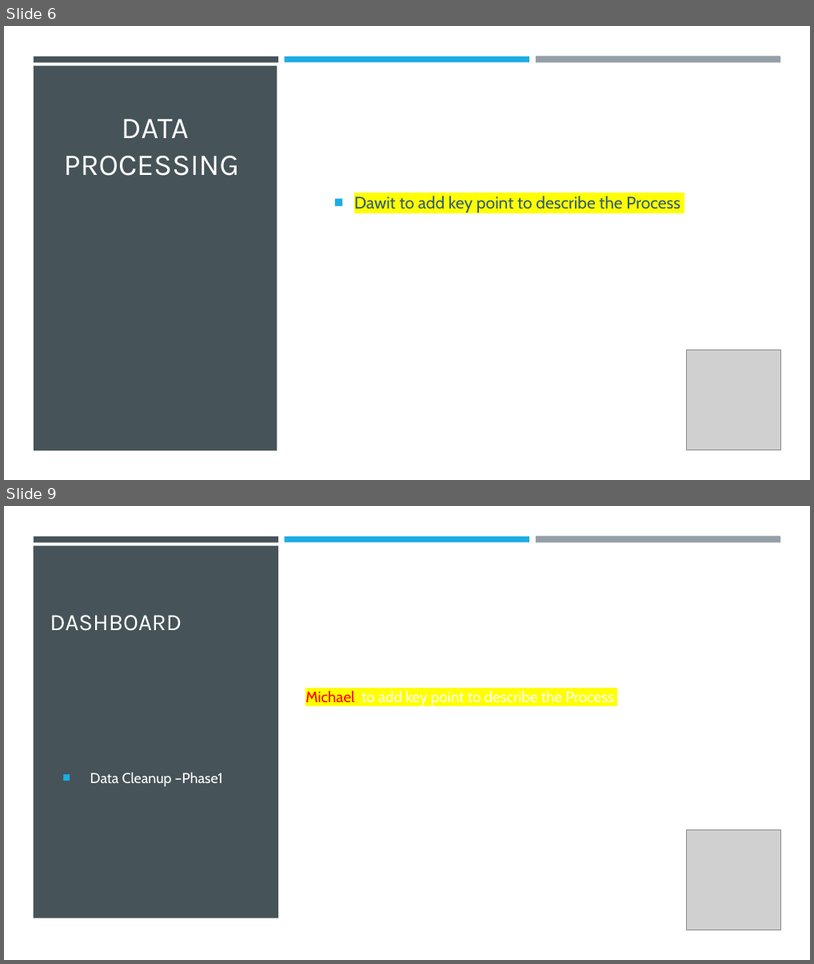
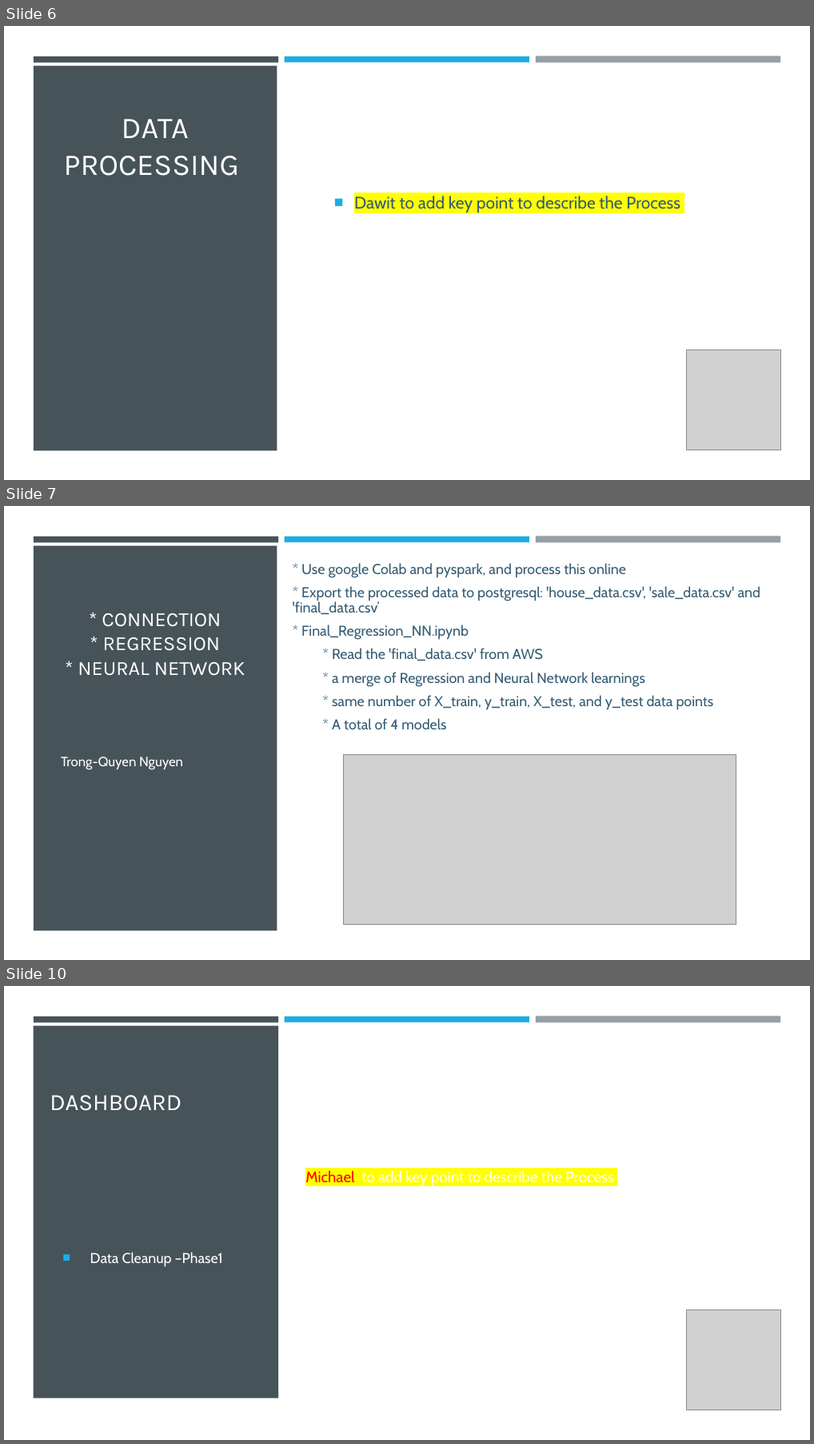
Before and after one commit to srthirum1/Final_Group_Project, a slide deck: Final_Project/CA Housing Prices Analysis.pptx. Shown one above the other, each under a label of ours: slides 6 and 9 before the commit, slides 6, 7 and 10 after it; the slides between them are not shown. The pictures are 814x964 and 814x1444 pixels, drawn with LibreOffice and Linux fonts; fonts in the diff are those of the drawing; grey boxes stand for pictures. Boxes give left, top, right and bottom in pixels: in the first picture for what was removed or moved away, otherwise in the second. Text is boxed around its words. In the diff, an @@ line names an element or a change of style, - is before the commit and + after.

Commit message:
update powerpoint slides

```diff
--- a/Final_Project/CA Housing Prices Analysis.pptx
+++ b/Final_Project/CA Housing Prices Analysis.pptx
@@ slide 7 added at bbox=[4, 506, 810, 960], background #FFFFFF; not listed: 4 template elements that a slide beside it also shows @@
@@ text added at bbox=[293, 563, 761, 729], 17 pt, text #335B74 @@
+* Use google Colab and pyspark, and process this online
+* Export the processed data to postgresql: 'house_data.csv', 'sale_data.csv' and 'final_data.csv’
+* Final_Regression_NN.ipynb
+* Read the 'final_data.csv' from AWS
+* a merge of Regression and Neural Network learnings
+* same number of X_train, y_train, X_test, and y_test data points
+* A total of 4 models
@@ title added at bbox=[78, 613, 246, 676], 24 pt, text #FFFFFF @@
+* CONNECTION
+* REGRESSION
+* NEURAL NETWORK
@@ text added at bbox=[61, 756, 183, 769], 16 pt, text #FFFFFF @@
+Trong-Quyen Nguyen
@@ picture added at bbox=[343, 754, 737, 924] @@
@@ what was slide 9 is now slide 10 @@
```
Also in this commit, not shown: 2 other slides added, 2 slides removed, 1 other file.
